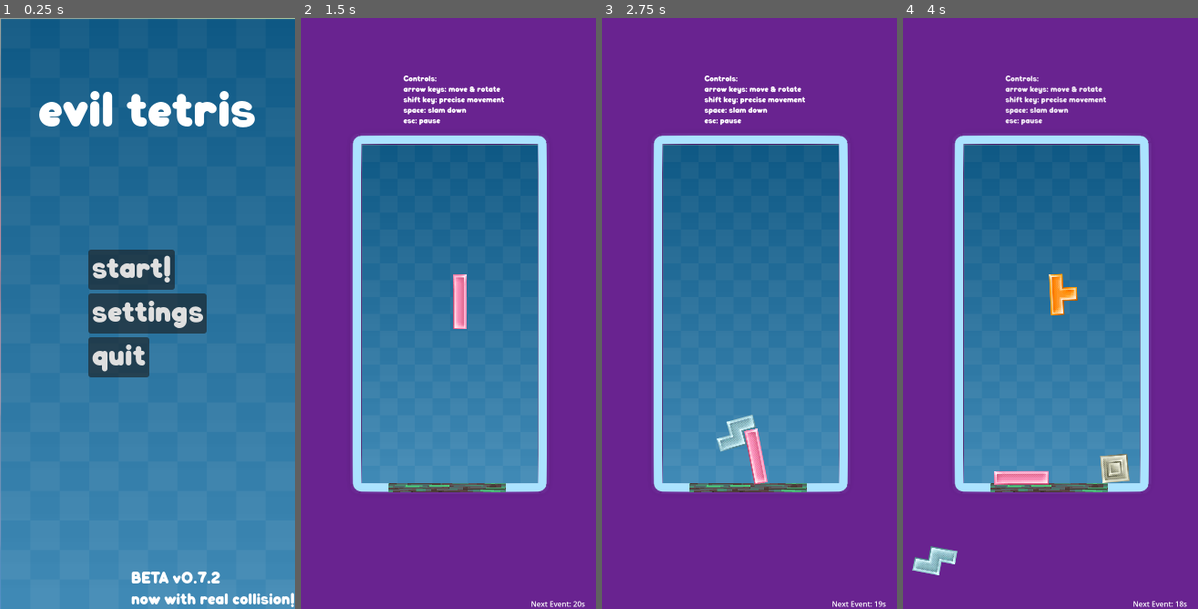
Above: before the commit, frames 1-4 (left to right).
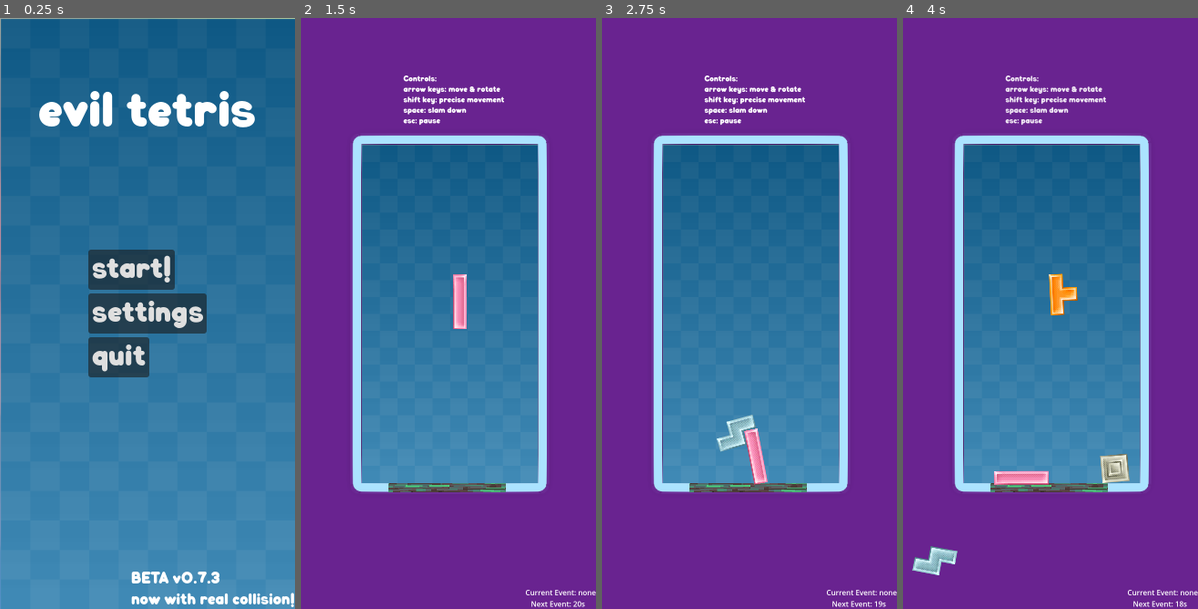
Above: after the commit, the same moments.

Repository: lpuv/evil-tetris
Game: Godot game, scene res://scenes/start_ui.tscn
Two runs of this game, one before a commit and one after it. Both use one fixed random seed, a clock stepped at 60 frames per second and the inputs below.
Inputs:
- Up to frame 1 (0.25 s): no input
- Up to frame 2 (1.5 s): click "start!" at 0.5 s; hold Right (right) from 1.28 s (still down); tap Space (space) at 1.35 s
- Up to frame 3 (2.75 s): release Right (right) at 2.03 s; hold Down (down) from 2.03 s (still down); tap Space (space) at 2.1 s
- Up to frame 4 (4 s): release Down (down) at 2.78 s; hold Right (right) 2.78-3.53 s; tap Space (space) at 2.85, 3.6 s; hold Up (up) from 3.53 s (still down)

The runs differ from the first frame. In frame 1, less than 0.1% of the frame differs, in the area x 71-75%, y 93-96%; in frame 2, 0.1%, in the area x 76-100%, y 96-98%; in frame 3, 0.1%; in frame 4, 0.1%.

Commit message:
v0.7.3: add current event

Diff:
--- a/project/scenes/main.tscn
+++ b/project/scenes/main.tscn
@@ -253,6 +253,21 @@
 [node name="EventTimer" type="Timer" parent="."]
 wait_time = 10.0
 
+[node name="current_event" type="Label" parent="."]
+anchors_preset = 3
+anchor_left = 1.0
+anchor_top = 1.0
+anchor_right = 1.0
+anchor_bottom = 1.0
+offset_left = -112.0
+offset_top = -48.0
+offset_bottom = -25.0
+grow_horizontal = 0
+grow_vertical = 0
+size_flags_horizontal = 8
+size_flags_vertical = 8
+text = "Current Event: none"
+
 [connection signal="body_exited" from="ceiling" to="ceiling" method="_on_body_exited"]
 [connection signal="body_entered" from="deathplane" to="deathplane" method="_on_body_entered"]
 [connection signal="timeout" from="TwentySecTimer" to="." method="_on_twenty_sec_timer_timeout"]
--- a/project/scenes/start_ui.tscn
+++ b/project/scenes/start_ui.tscn
@@ -82,7 +82,7 @@
 grow_horizontal = 0
 grow_vertical = 0
 theme_override_fonts/font = ExtResource("2_yxax6")
-text = "BETA v0.7.2
+text = "BETA v0.7.3
 now with real collision!"
 
 [connection signal="pressed" from="MarginContainer/VBoxContainer/Start" to="." method="_on_start_pressed"]
--- a/project/scripts/main.gd
+++ b/project/scripts/main.gd
@@ -113,6 +113,7 @@
 	var event = chaos_events[rng.randi() % chaos_events.size()]
 	print("starting event " + event)
 
+	$current_event.text = "Current Event: " + event
 
 	if event == "nocollision":
 		is_not_colliding = true
